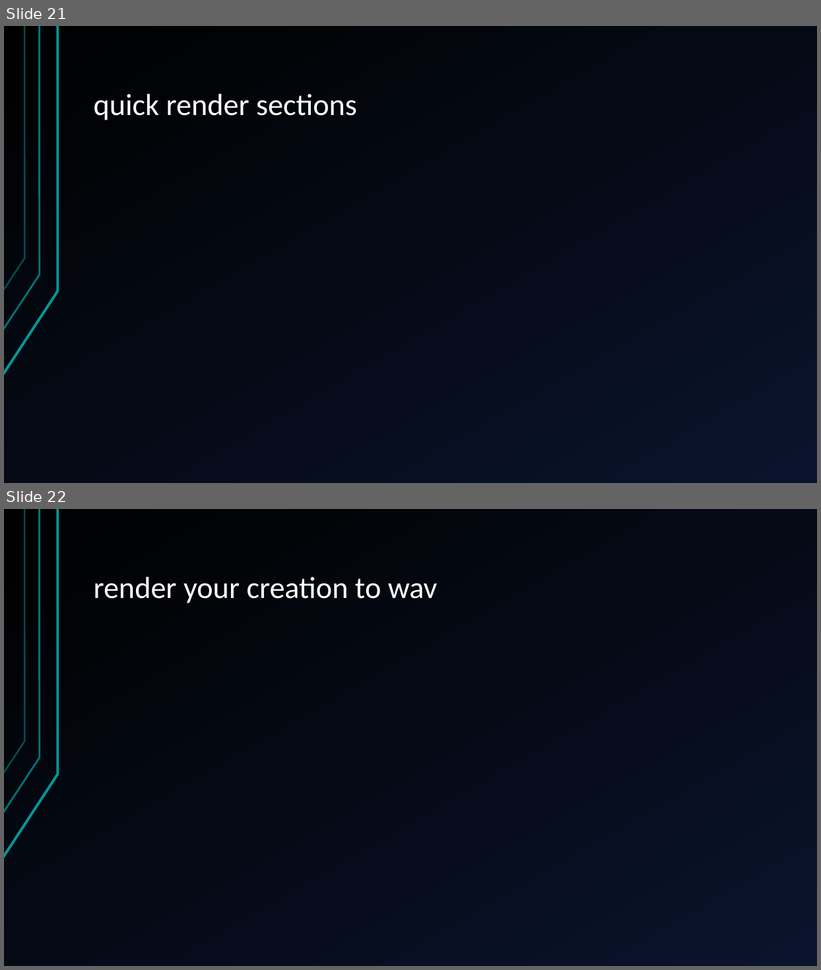
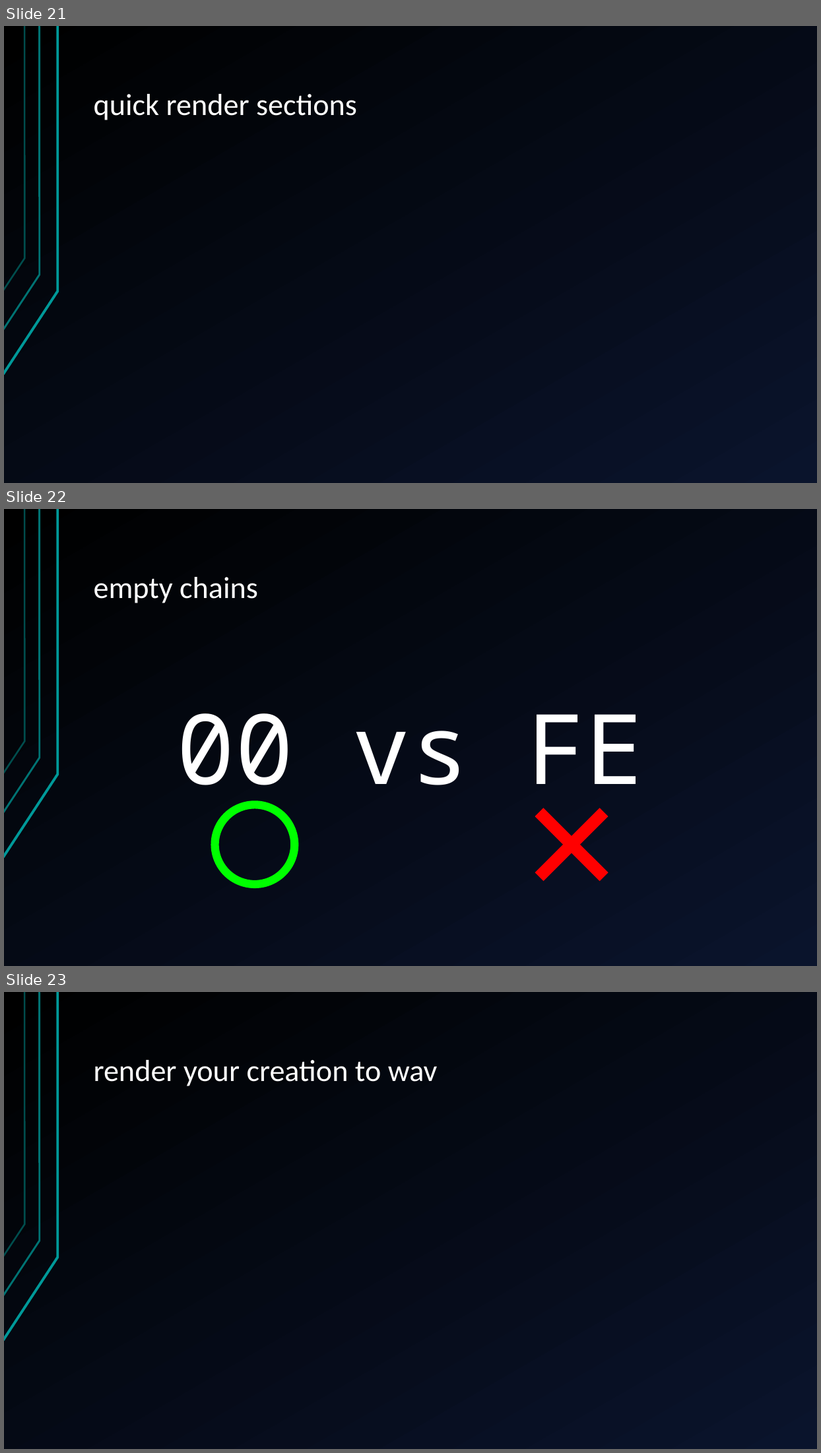
Before and after one commit to jegasus/m8-tracker-workshop, a slide deck: slides_v1.odp. Shown one above the other, each under a label of ours: slides 21 and 22 before the commit, slides 21, 22 and 23 after it. The pictures are 821x970 and 821x1453 pixels, drawn with LibreOffice and Linux fonts; fonts in the diff are those of the drawing. Boxes give left, top, right and bottom in pixels: in the first picture for what was removed or moved away, otherwise in the second. Text is boxed around its words. In the diff, an @@ line names an element or a change of style, - is before the commit and + after.

```diff
--- a/slides_v1.odp
+++ b/slides_v1.odp
@@ slide 22 added at [4,509,817,966], background gradient #000000 to #0A142C; not listed: 3 template elements that a slide beside it also shows @@
@@ title added at [94,577,258,603], 36 pt, text #FFFFFF @@
+empty chains
@@ text added at [177,714,644,809], 115 pt, text #FFFFFF @@
+00 vs FE
@@ freeform shape added at [215,805,295,885], outline #00FF00 9.5 pt @@
@@ line added from (539, 813) to (604, 877), #FF0000 14.26 pt @@
@@ line added from (604, 813) to (539, 877), #FF0000 14.26 pt @@
@@ what was slide 22 is now slide 23 @@
```
